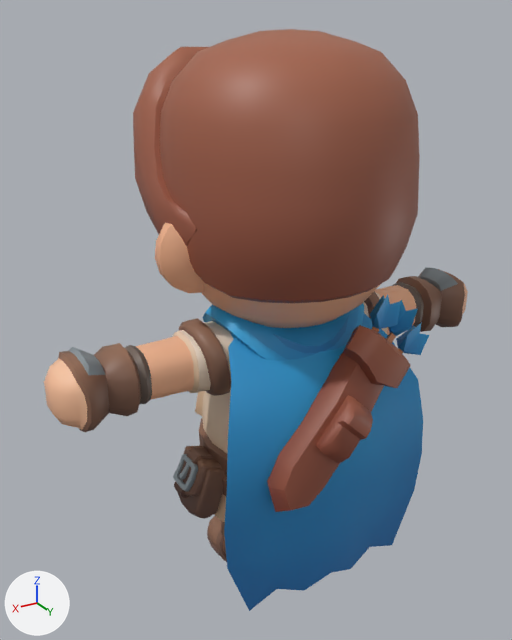
Before and after pictures for a commit that changed the glTF model assets/chars/Ranger.glb.
Camera for both pictures: a 50 mm camera at (1.46, 2.21, 2.32) aimed at (0.09, -0.08, 1.17). Every picture has the same lights, and +X, +Y and +Z are marked at lower left. The picture after the commit comes second.

The first picture shows 'Ranger_ArmLeft', 'Ranger_ArmRight', 'Ranger_Body', 'Ranger_Cape', 'Ranger_Head', 'Ranger_Quiver' and 1 more.
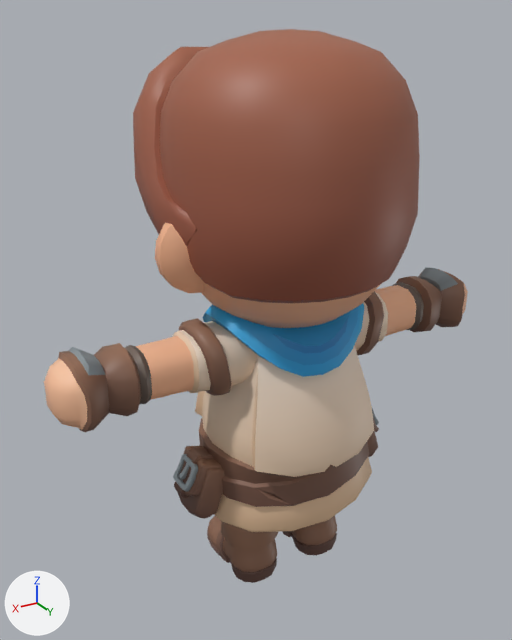
Pixel boxes [x1, y1, x2, y2] of what changed, in the pictures (512 x 640 px):
'Ranger_Cape', no longer drawn (blue): before [224, 313, 423, 611]
'Ranger_Quiver', no longer drawn (brown): before [267, 295, 429, 512]
'Ranger_Body', unchanged, uncovered by the edit: before [173, 303, 364, 522]; after [173, 303, 379, 532]
'Ranger_LegLeft', unchanged, uncovered by the edit: before [207, 516, 227, 562]; after [207, 516, 278, 583]

The change, as a diff of the scene's bpy script:
```diff
--- a/assets/chars/Ranger.glb.py
+++ b/assets/chars/Ranger.glb.py
@@ ob_ranger_cape @@
-ob_ranger_cape = bpy.data.objects.new('Ranger_Cape', me_ranger_cape)
+ob_ranger_cape = bpy.data.objects.new('Ranger_Cape', None)
 ob_ranger_cape.location = (0.0, 0.0, 0.0)
@@ ob_ranger_quiver @@
-ob_ranger_quiver = bpy.data.objects.new('Ranger_Quiver', me_ranger_quiver)
+ob_ranger_quiver = bpy.data.objects.new('Ranger_Quiver', None)
 ob_ranger_quiver.location = (0.0, 0.0, 0.0)
```
